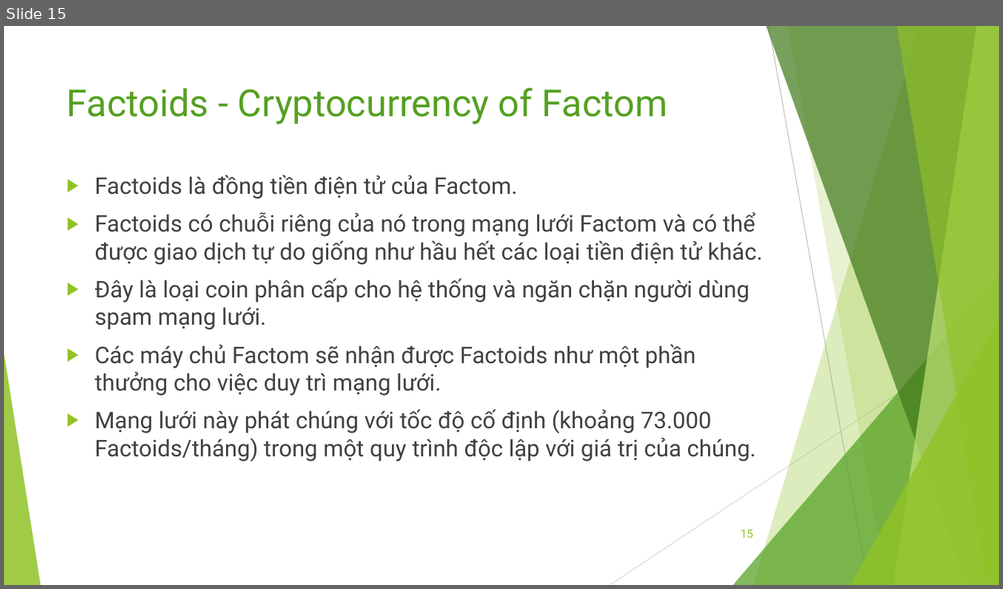
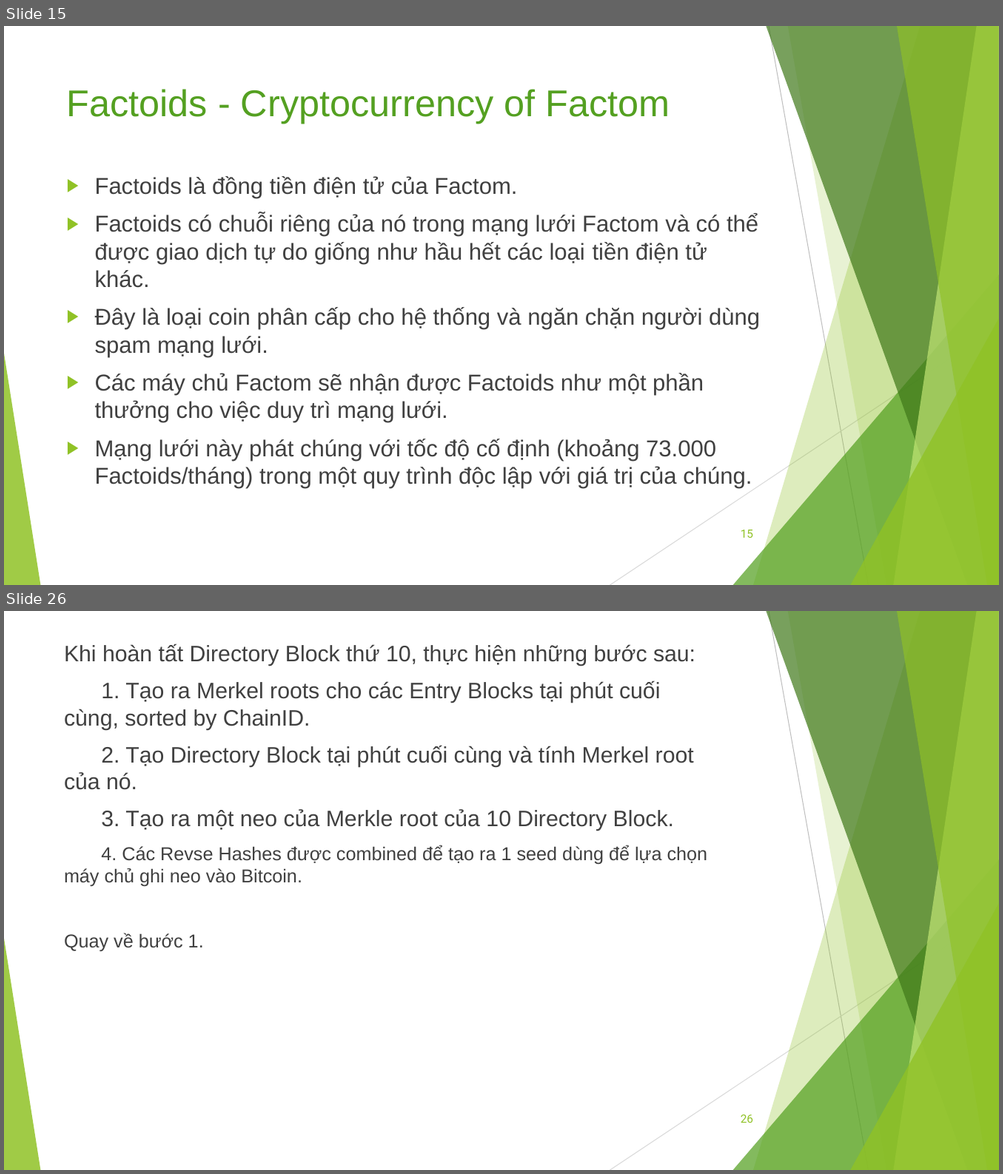
Before and after one commit to bku-blockchain/factom-research, a slide deck: docs/factom.pptx. Shown one above the other, each under a label of ours: slide 15 before the commit, slides 15 and 26 after it; the slides between them are not shown. The pictures are 1003x589 and 1003x1174 pixels, drawn with LibreOffice and Linux fonts; fonts in the diff are those of the drawing. Boxes give left, top, right and bottom in pixels: in the first picture for what was removed or moved away, otherwise in the second. Text is boxed around its words. In the diff, an @@ line names an element or a change of style, - is before the commit and + after.

```diff
--- a/docs/factom.pptx
+++ b/docs/factom.pptx
@@ slide 26 added at (4, 611, 999, 1170), background #FFFFFF; not listed: 10 template elements that a slide beside it also shows @@
@@ text added at (64, 644, 708, 952), 21.6 pt, text #404040 @@
+  Khi hoàn tất Directory Block thứ 10, thực hiện những bước sau:
+  1. Tạo ra Merkel roots cho các Entry Blocks tại phút cuối cùng, sorted by ChainID.
+  2. Tạo Directory Block tại phút cuối cùng và tính Merkel root của nó.
+  3. Tạo ra một neo của Merkle root của 10 Directory Block.
+  4. Các Revse Hashes được combined để tạo ra 1 seed dùng để lựa chọn máy chủ ghi neo vào Bitcoin.
+  Quay về bước 1.
@@ page number added at (740, 1115, 753, 1123), 11 pt, text #90C226 @@
+26
@@ slide 15 changed as well @@
@@ title "Factoids - Cryptocurrency of Factom" at (67, 89, 669, 124): font Roboto to Arial @@
@@ text "Factoids là đồng tiền điện ..." at (95, 176, 760, 488): font Roboto to Arial @@
```
Also in this commit, not shown: 14 other slides changed, 16 other slides added, 2 other files.
